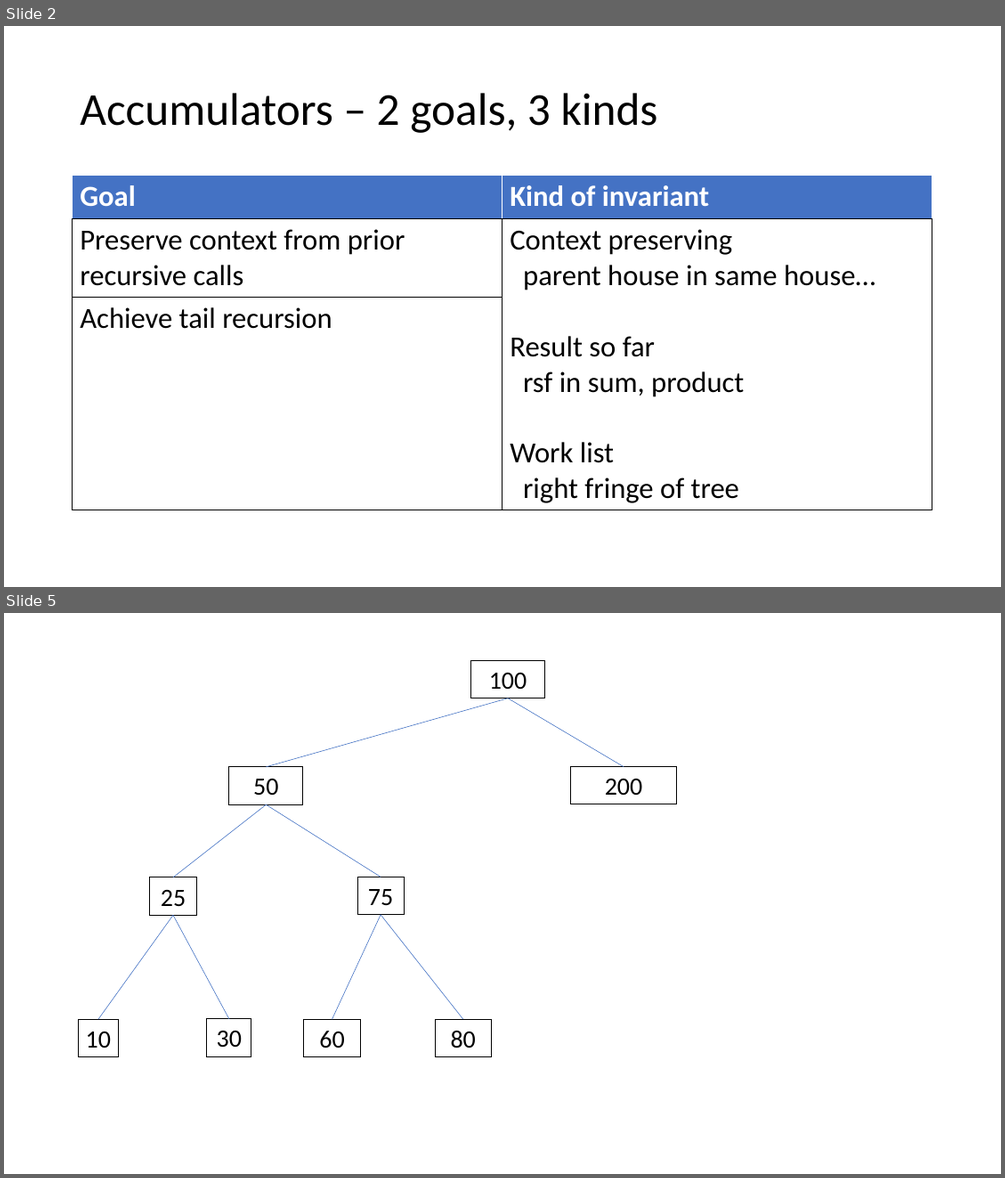
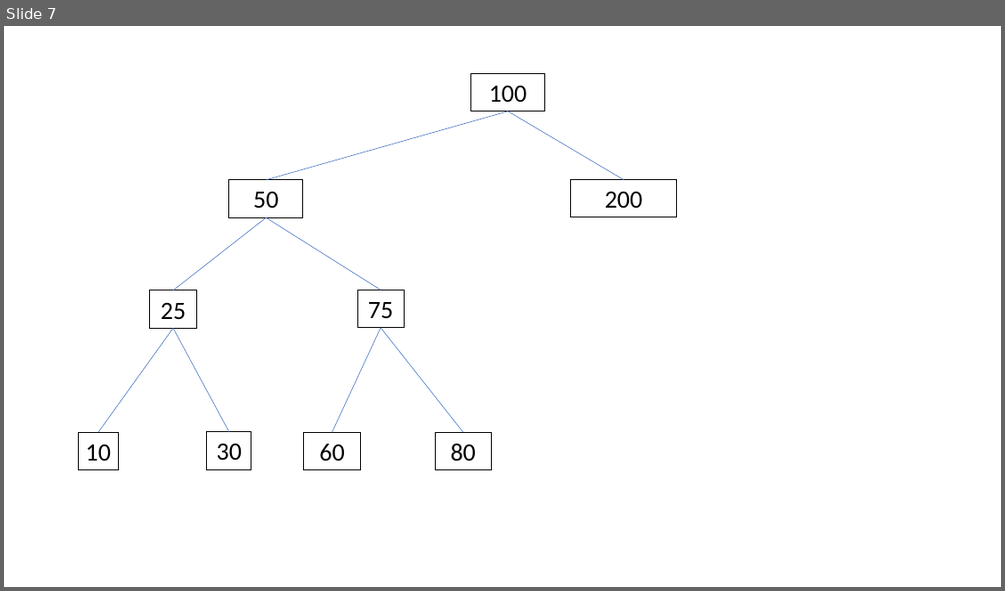
Before and after one commit to GregorKiczales/spd-materials, a slide deck: instructor/l18/l18-pad.pptx. Shown one above the other, each under a label of ours: slides 2 and 5 before the commit, slide 7 after it; the slides between them are not shown. The pictures are 1005x1178 and 1005x591 pixels, drawn with LibreOffice and Linux fonts; fonts in the diff are those of the drawing. Boxes give left, top, right and bottom in pixels: in the first picture for what was removed or moved away, otherwise in the second. Text is boxed around its words. In the diff, an @@ line names an element or a change of style, - is before the commit and + after.

Commit message:
improve graders, simplify explanation of types of accumulators

```diff
--- a/instructor/l18/l18-pad.pptx
+++ b/instructor/l18/l18-pad.pptx
@@ slide 2 removed at box(4, 26, 1001, 587), background #FFFFFF @@
@@ title removed at box(80, 93, 658, 133) @@
-Accumulators – 2 goals, 3 kinds
@@ table removed at box(73, 176, 933, 507), 3 rows, 2 columns @@
-Goal | Kind of invariant
-Preserve context from prior recursive calls | Context preserving / parent house in same house… / Result so far / rsf in sum, product / Work list / right fringe of tree
-Achieve tail recursion | 
@@ what was slide 5 is now slide 7 @@
```
Also in this commit, not shown: 2 slides changed, 5 slides added, 2 other slides removed, 10 other files.
